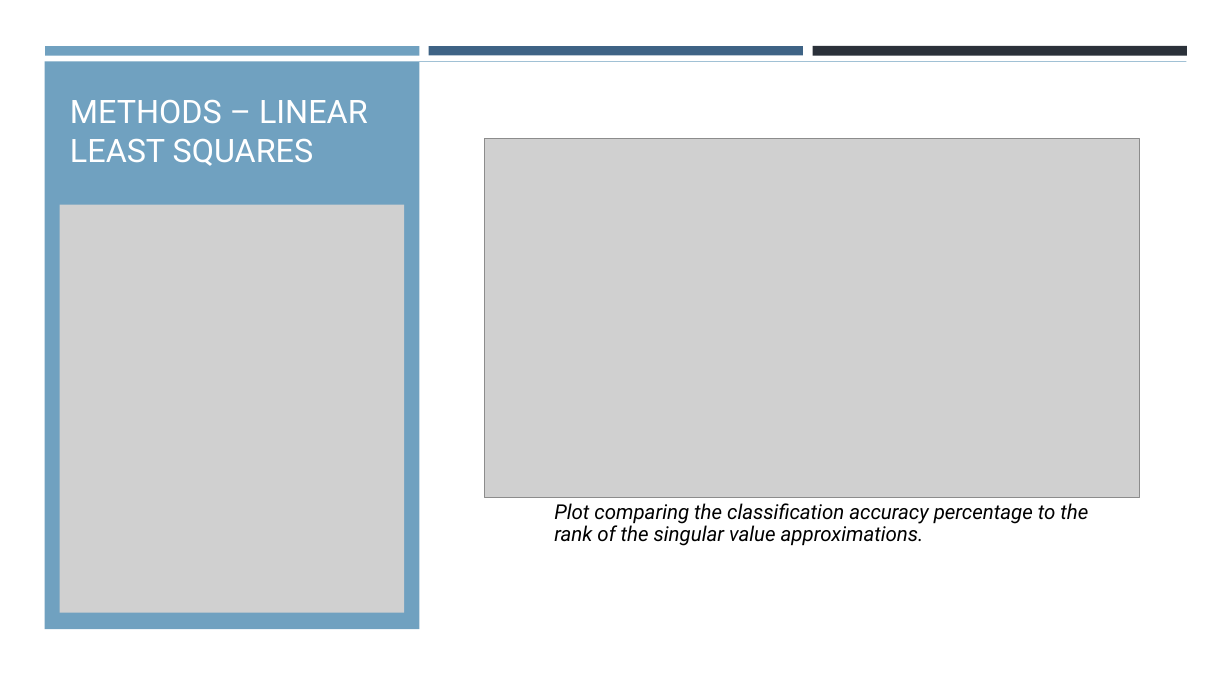
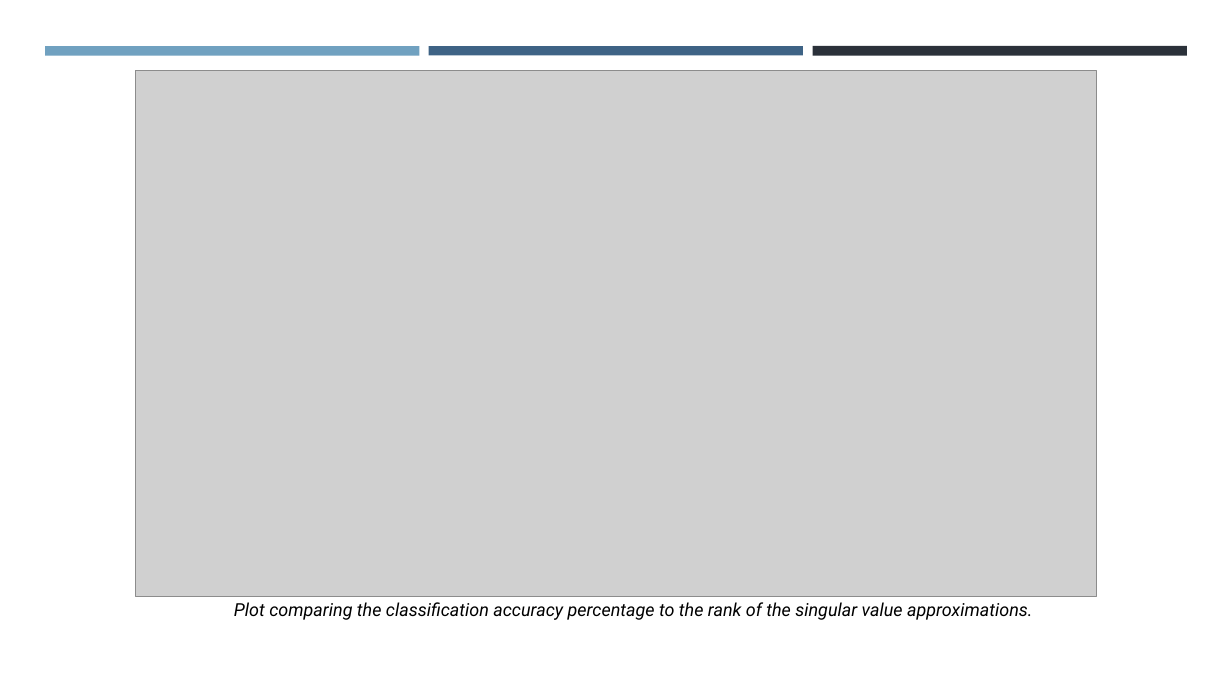
Before and after one commit to justinrnichols/Digit_Recognition, a slide deck: slide 11 of Reports/SVDPowerpoint.pptx (slide 10 before the commit). Drawn at 1232x693 pixels with LibreOffice and Linux fonts; fonts in the diff are those of the drawing; grey boxes stand for pictures. Boxes give left, top, right and bottom in pixels: in the first picture for what was removed or moved away, otherwise in the second. Text is boxed around its words. In the diff, an @@ line names an element or a change of style, - is before the commit and + after.

```diff
--- a/Reports/SVDPowerpoint.pptx
+++ b/Reports/SVDPowerpoint.pptx
@@ rectangle removed at (x1=0, y1=62, x2=1232, y2=693) @@
@@ rectangle removed at (x1=44, y1=61, x2=1187, y2=189) @@
@@ rectangle removed at (x1=44, y1=62, x2=1188, y2=182) @@
@@ rectangle removed at (x1=44, y1=62, x2=419, y2=629) @@
@@ picture resized from (x1=484, y1=139, x2=1141, y2=497) to (x1=136, y1=71, x2=1097, y2=597) @@
@@ title removed at (x1=70, y1=99, x2=368, y2=166) @@
-METHODS – LINEAR LEAST SQUARES
@@ picture removed at (x1=60, y1=205, x2=405, y2=613) @@
@@ text "Plot comparing the classification accuracy ..." moved from (x1=554, y1=503, x2=1088, y2=546) to (x1=234, y1=602, x2=1032, y2=620) @@
@@ text "Plot comparing the classification accuracy ..." at (x1=234, y1=602, x2=1032, y2=620): size 16 to 14 pt @@
```
Also in this commit, not shown: 15 other slides changed, 2 slides added, 1 other file.
